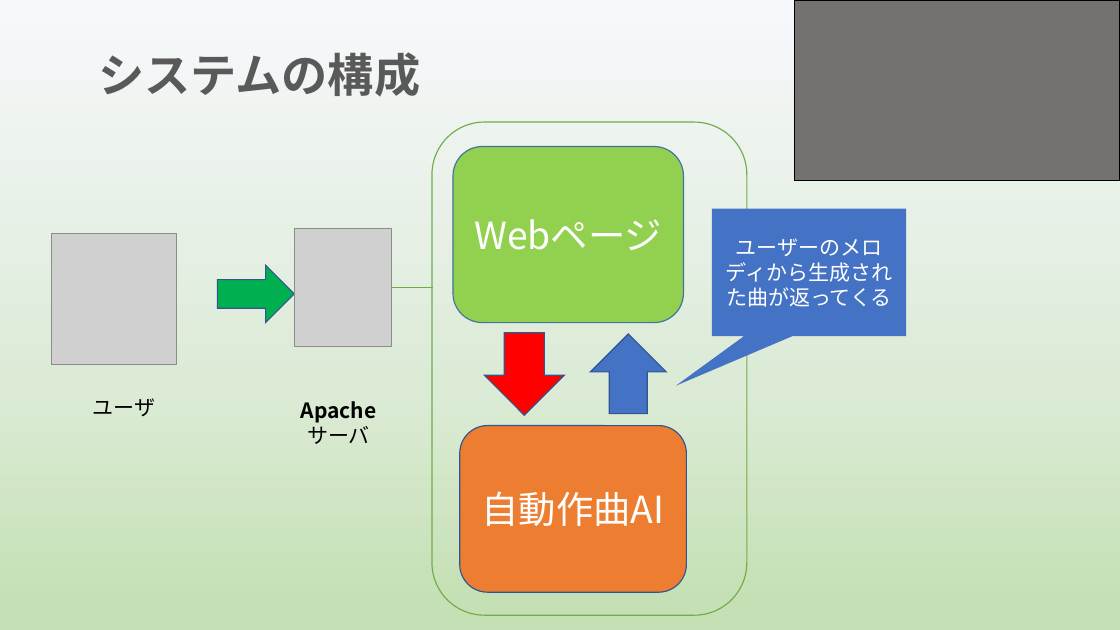
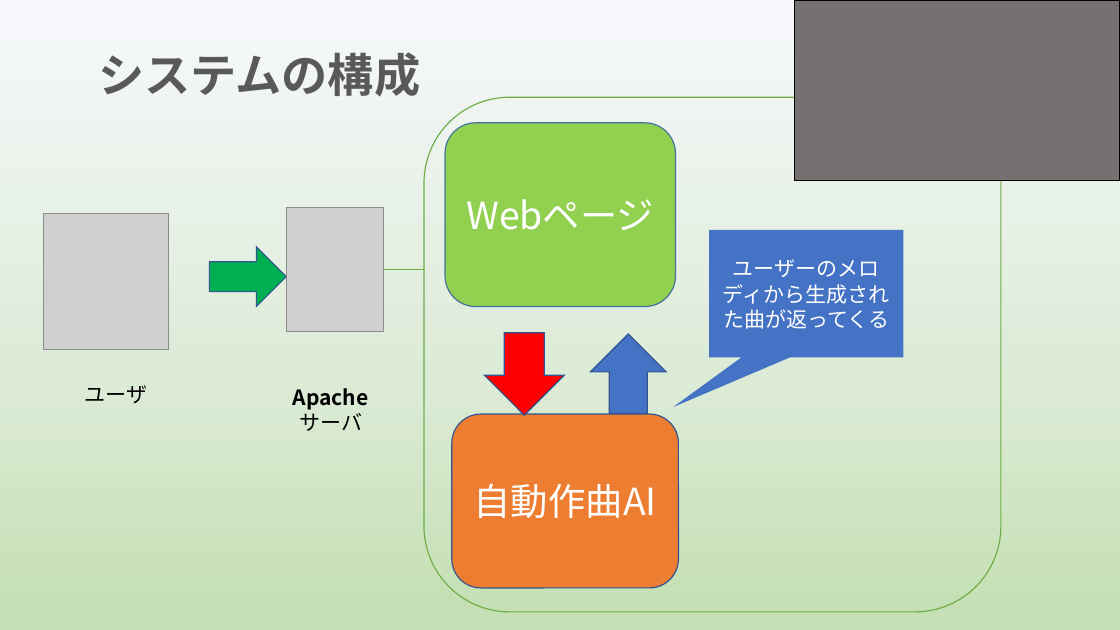
Before and after one commit to yoshitake266/bitComposer_prj, a slide deck: slide 5 of presentation/graduation/bit Composer3 .pptx (slide 4 before the commit). Drawn at 1120x630 pixels with LibreOffice and Linux fonts; fonts in the diff are those of the drawing; grey boxes stand for pictures. Boxes give left, top, right and bottom in pixels: in the first picture for what was removed or moved away, otherwise in the second. Text is boxed around its words. In the diff, an @@ line names an element or a change of style, - is before the commit and + after.

```diff
--- a/presentation/graduation/bit Composer3 .pptx
+++ b/presentation/graduation/bit Composer3 .pptx
@@ rounded rectangle: place and size @@
-rounded rectangle at (432,122,747,615)
+rounded rectangle at (424,97,1002,613)
@@ rounded rectangle "Webページ": place and size @@
-rounded rectangle "Webページ" at (453,146,683,323)
+rounded rectangle "Webページ" at (445,123,676,307)
@@ picture: place and size @@
-picture at (295,228,392,346)
+picture at (287,208,383,331)
@@ picture: place and size @@
-picture at (51,233,176,364)
+picture at (44,213,169,350)
@@ speech box "ユーザーのメロディから生成された曲が返ってくる": place and size @@
-speech box "ユーザーのメロディから生成された曲が返ってくる" at (712,208,906,336)
+speech box "ユーザーのメロディから生成された曲が返ってくる" at (709,230,903,358)
@@ right arrow: place and size @@
-right arrow at (218,266,295,323)
+right arrow at (209,247,287,307)
@@ 2 texts, 1 line: place and size @@
-2 texts, 1 line at (93,287,434,444)
+2 texts, 1 line at (85,270,425,431)
@@ rounded rectangle "自動作曲AI": place and size @@
-rounded rectangle "自動作曲AI" at (460,426,686,592)
+rounded rectangle "自動作曲AI" at (452,414,679,588)
```
Also in this commit, not shown: 7 other slides changed, 3 slides added, 6 slides removed.
